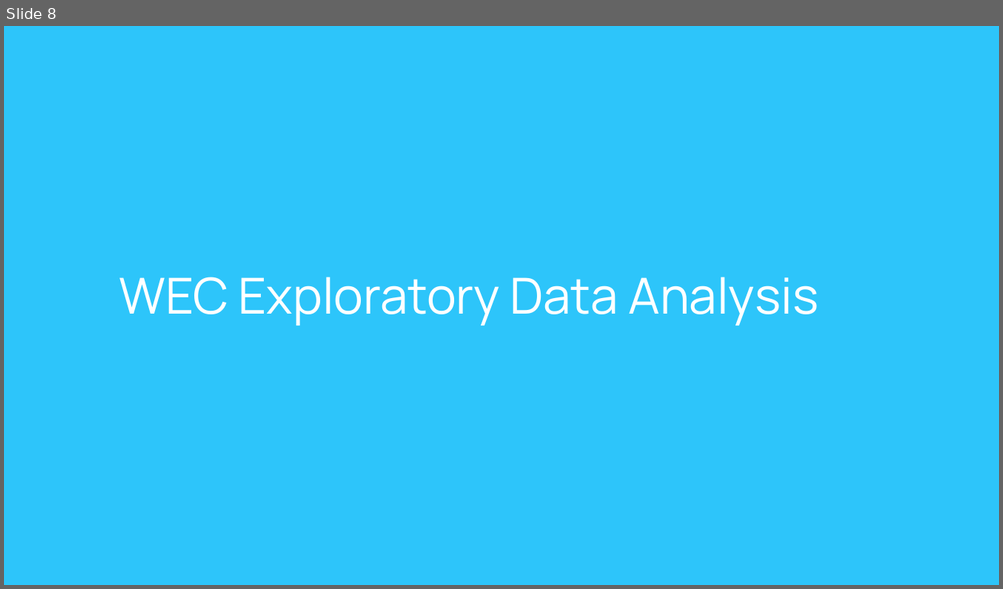
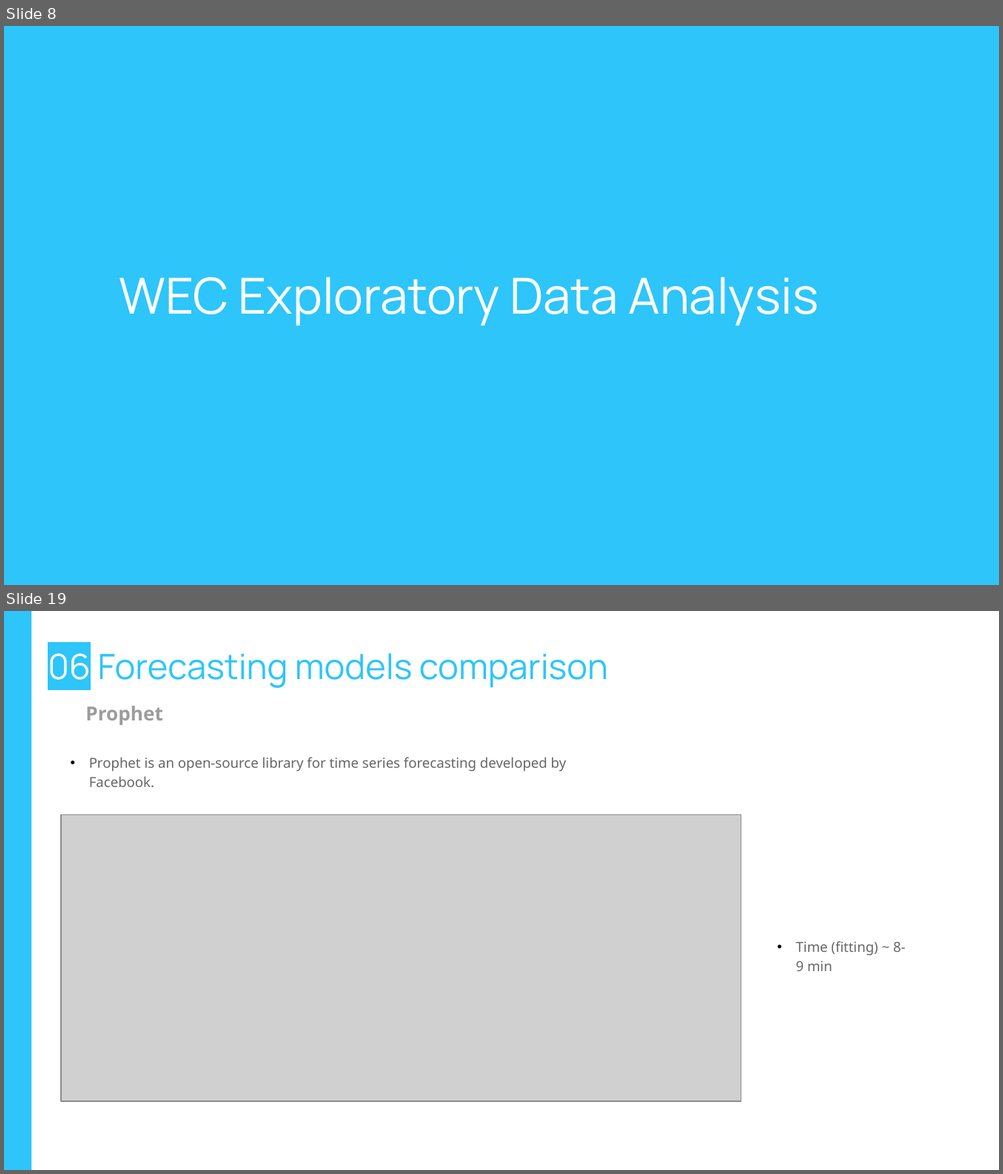
Before and after one commit to Edoardo1996/iornhack-final-project, a slide deck: pres/Ironhac-final-project.pptx. Shown one above the other, each under a label of ours: slide 8 before the commit, slides 8 and 19 after it; the slides between them are not shown. The pictures are 1003x589 and 1003x1174 pixels, drawn with LibreOffice and Linux fonts; fonts in the diff are those of the drawing; grey boxes stand for pictures; background and template pictures are left out. Boxes give left, top, right and bottom in pixels: in the first picture for what was removed or moved away, otherwise in the second. Text is boxed around its words. In the diff, an @@ line names an element or a change of style, - is before the commit and + after.

```diff
--- a/pres/Ironhac-final-project.pptx
+++ b/pres/Ironhac-final-project.pptx
@@ slide 19 added at (4,611,999,1170), background #FFFFFF @@
@@ rectangle added at (4,611,31,1170), fill #2DC5FA @@
@@ title added at (48,653,608,688), 25.2 pt, text #2DC5FA @@
+06 Forecasting models comparison
@@ text added at (85,706,163,725), 14 pt, text #9C9C9C, bold @@
+Prophet
@@ text added at (89,758,566,787), 10 pt, text #666666 @@
+• Prophet is an open-source library for time series forecasting developed by Facebook.
@@ picture added at (61,815,741,1102) @@
@@ text added at (796,942,905,971), 10 pt, text #666666 @@
+• Time (fitting) ~ 8-9 min
```
Also in this commit, not shown: 6 slides changed, 11 other slides added, 23 slides removed, 3 other files.
